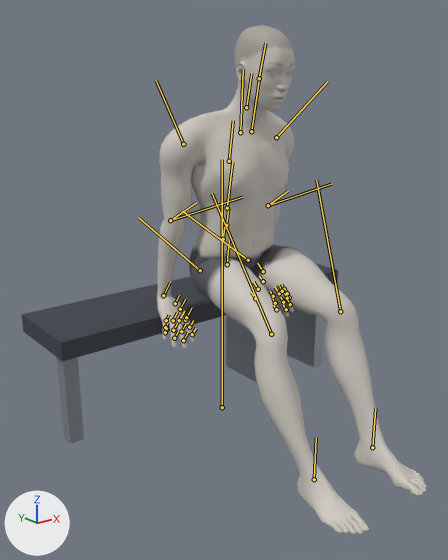
An edit to the glTF model exports/bench-dip.glb, drawn before and after from the same camera.
One viewpoint serves both versions: a 50 mm lens placed at (-1.38, -1.73, 1.23), pointed at (-0.14, -0.18, 0.61). Lighting does not change. The marker at lower left points along +X, +Y and +Z. The picture after the commit comes second. Both versions are drawn at frame 16 of the action 'bench-dip'; the numbers are the values there. The bones that change, and the others that lie on the model, are drawn over the model as lines.
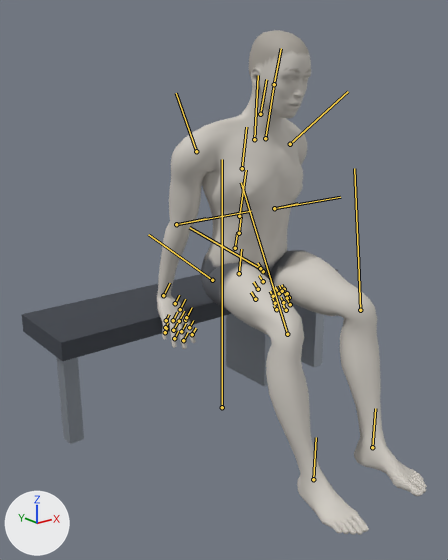
Location of each change, [x1, y1, x2, y2] in pixels of the pictures (448 x 560 px):
'Mesh_0', posed: before [157, 25, 427, 535]; after [157, 30, 427, 535]
bone 'pelvis', root to tip: before (227, 264) to (229, 240); after (239, 273) to (241, 249)
bone 'upperarm_l', root to tip: before (276, 137) to (327, 81); after (290, 144) to (348, 91)
bone 'lowerarm_l', root to tip: before (268, 205) to (331, 184); after (274, 208) to (340, 197)
bone 'upperarm_r', root to tip: before (183, 144) to (156, 80); after (196, 151) to (176, 93)
bone 'lowerarm_r', root to tip: before (170, 220) to (196, 202); after (176, 224) to (206, 218)
bone 'hand_r', root to tip: before (163, 295) to (170, 282); after (163, 295) to (170, 283)
bone 'thigh_l', root to tip: before (248, 260) to (182, 211); after (260, 268) to (189, 227)
bone 'calf_l', root to tip: before (340, 311) to (316, 180); after (360, 310) to (354, 168)
bone 'thigh_r', root to tip: before (200, 270) to (138, 217); after (212, 280) to (148, 234)
bone 'calf_r', root to tip: before (271, 334) to (212, 193); after (287, 334) to (241, 182)
bone 'foot_r', root to tip: before (314, 479) to (316, 437); after (313, 479) to (316, 437)

The edits, one by one:
Bone 'pelvis' (bone_pelvis) moves from (0.024, -0.378, 0.0) to (0.095, -0.396, 0.0).
Bone 'upperarm_l' (bone_upperarm_l) turns from (-31, -33, -8) to (-28, -32, -17) degrees about its own x, y and z.
Bone 'lowerarm_l' (bone_lowerarm_l) turns from (-1, 15, -43) to (-1, 15, -42) degrees about its own x, y and z.
Bone 'hand_l' (bone_hand_l) turns from (75, -24, 14) to (78, -26, 20) degrees about its own x, y and z.
Bone 'upperarm_r' (bone_upperarm_r) turns from (31, 33, -8) to (28, 32, -17) degrees about its own x, y and z.
Bone 'lowerarm_r' (bone_lowerarm_r) turns from (1, -15, -43) to (1, -15, -42) degrees about its own x, y and z.
Bone 'hand_r' (bone_hand_r) turns from (-75, 24, 14) to (-78, 26, 20) degrees about its own x, y and z.
Bone 'thigh_l' (bone_thigh_l) turns from (1, 7, 80) to (2, 6, 86) degrees about its own x, y and z.
Bone 'calf_l' (bone_calf_l) turns from (-4, 4, -48) to (-5, 5, -64) degrees about its own x, y and z.
Bone 'foot_l' (bone_foot_l) turns from (12, 0, -25) to (12, -2, -15) degrees about its own x, y and z.
Bone 'thigh_r' (bone_thigh_r) turns from (-1, -7, 80) to (-2, -6, 86) degrees about its own x, y and z.
Bone 'calf_r' (bone_calf_r) turns from (4, -4, -48) to (5, -5, -64) degrees about its own x, y and z.
Bone 'foot_r' (bone_foot_r) turns from (-12, 0, -25) to (-12, 2, -15) degrees about its own x, y and z.
